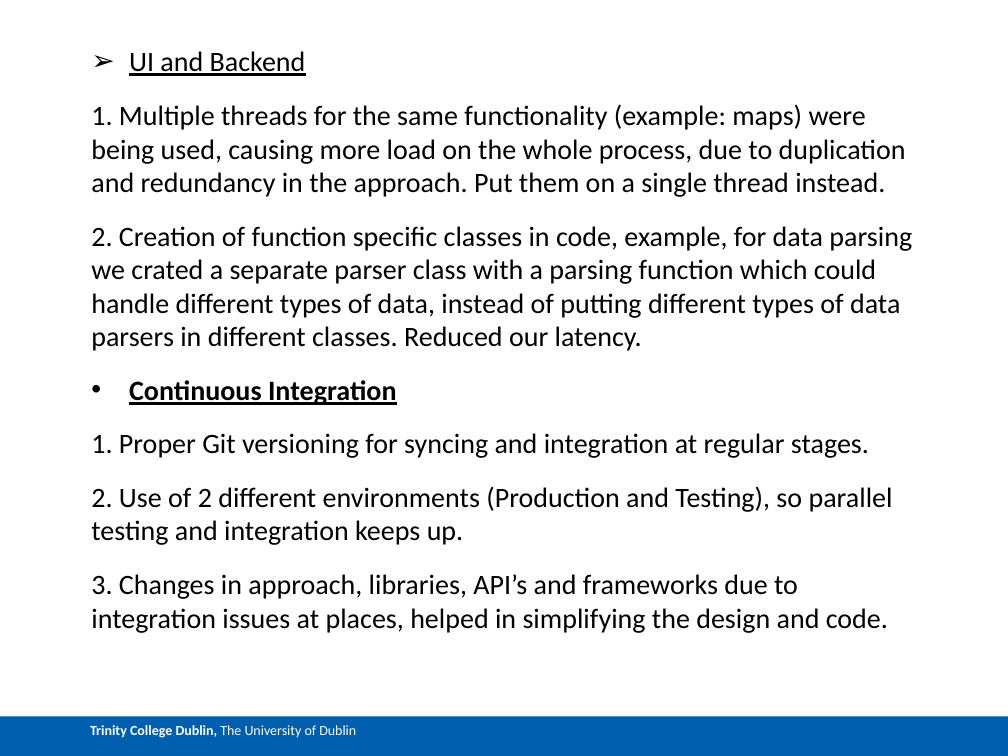
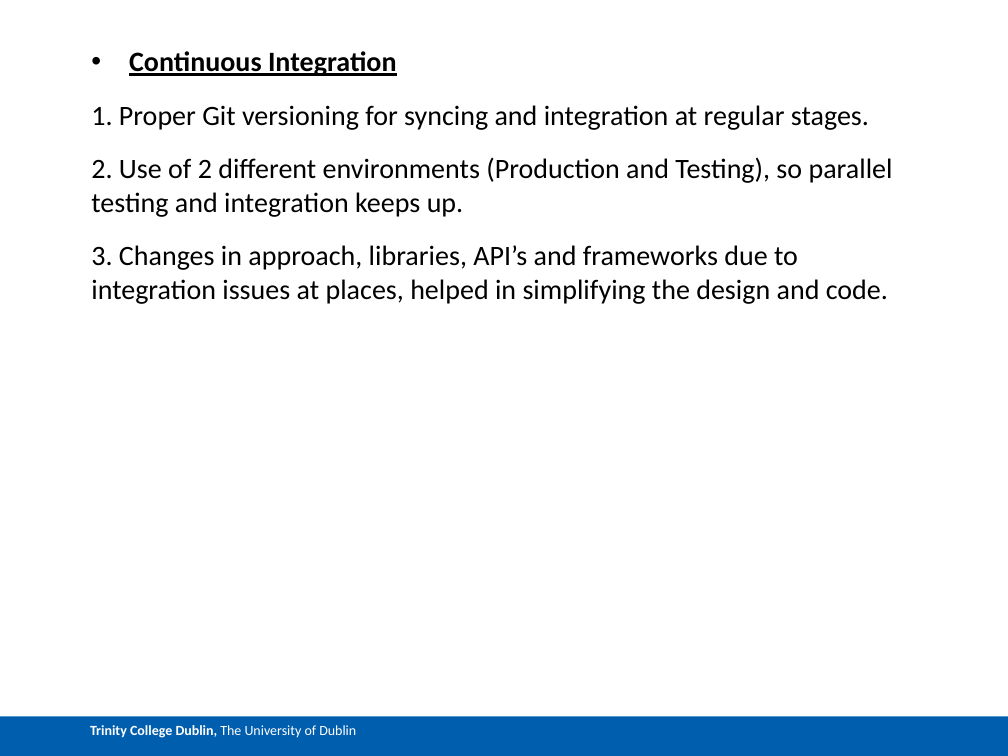
Before and after one commit to ppkkll/LoginPage, a slide deck: slide 5 of Documents/ASE Demo Group 9.pptx. Drawn at 1008x756 pixels with LibreOffice and Linux fonts; fonts in the diff are those of the drawing. Boxes give left, top, right and bottom in pixels: in the first picture for what was removed or moved away, otherwise in the second. Text is boxed around its words. In the diff, an @@ line names an element or a change of style, - is before the commit and + after.

```diff
--- a/Documents/ASE Demo Group 9.pptx
+++ b/Documents/ASE Demo Group 9.pptx
@@ text at box(91, 51, 912, 351): paragraphs removed @@
-➢ UI and Backend
-1. Multiple threads for the same functionality (example: maps) were being used, causing more load on the whole process, due to duplication and redundancy in the approach. Put them on a single thread instead.
-2. Creation of function specific classes in code, example, for data parsing we crated a separate parser class with a parsing function which could handle different types of data, instead of putting different types of data parsers in different classes. Reduced our latency.
```
Also in this commit, not shown: 8 other slides changed, 2 slides added, 1 slide removed.
